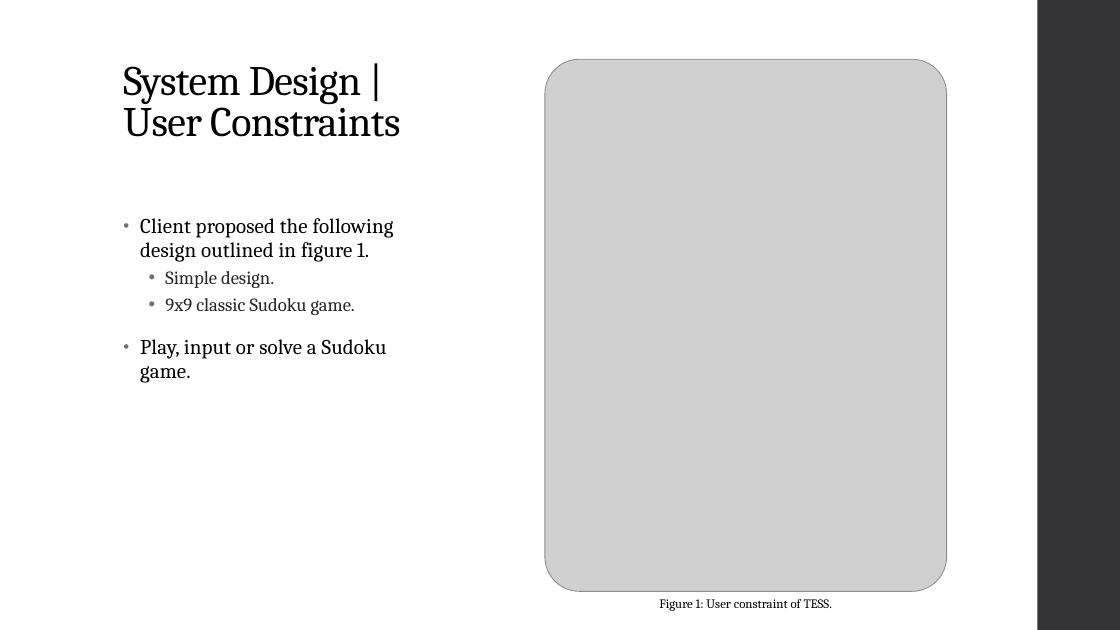
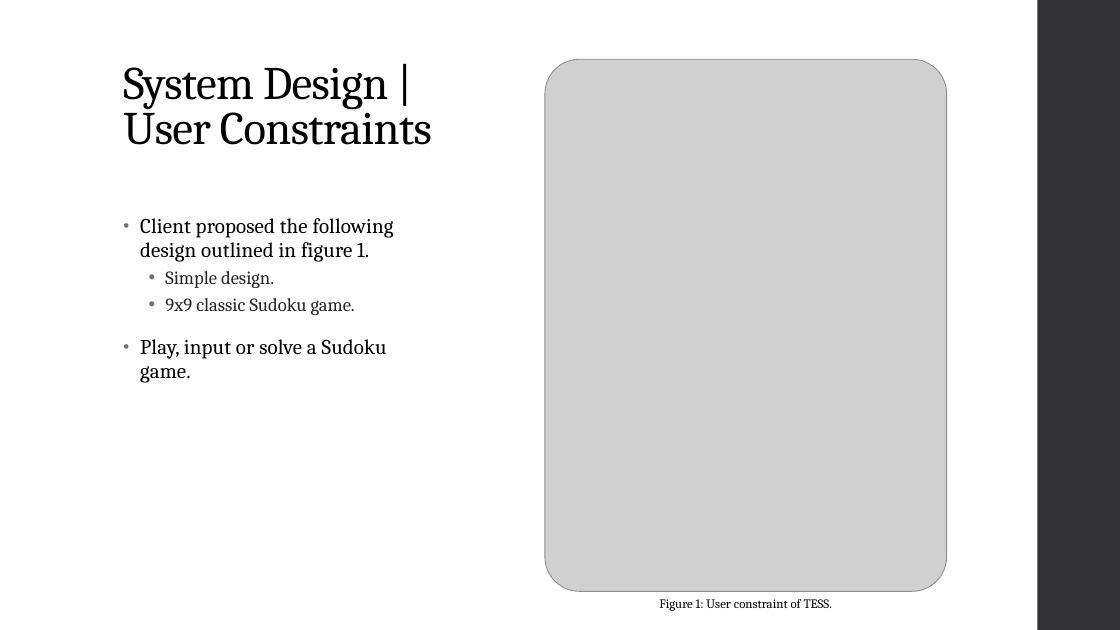
Before and after one commit to dakoval/Sudoku, a slide deck: slide 10 of Project Report/Final Project Report Presentation.pptx (slide 9 before the commit). Drawn at 1120x630 pixels with LibreOffice and Linux fonts; fonts in the diff are those of the drawing; grey boxes stand for pictures. Boxes give left, top, right and bottom in pixels: in the first picture for what was removed or moved away, otherwise in the second. Text is boxed around its words. In the diff, an @@ line names an element or a change of style, - is before the commit and + after.

```diff
--- a/Project Report/Final Project Report Presentation.pptx
+++ b/Project Report/Final Project Report Presentation.pptx
@@ title "System Design | User Constraints" at <box>123,67,432,145</box>: size 36 to 40 pt @@
```
Also in this commit, not shown: 9 other slides changed, 2 slides removed.
